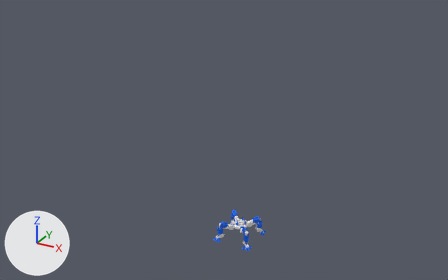
Two versions of the FBX model AllStar/Assets/03.Prefab/Monsters/General_Monster/Move/Monster_Dragun.fbx, one commit apart.
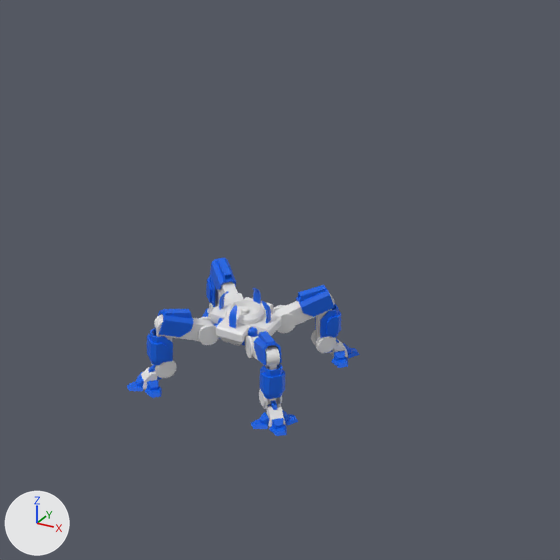
Each version is shown whole from a 50 mm lens placed at (5.17, -10.09, 7.21), pointed at (-0.38, -0.01, 2.16), then close up on the part from 41% to 70% of the width and 54% to 100% of the height. The axes (+X, +Y, +Z) are drawn at lower left. The lights are the same throughout. Where no turn or scale is listed for an object, it has been applied to the vertices.

Names of what the first close-up shows: 'Leg', 'MainBody'.
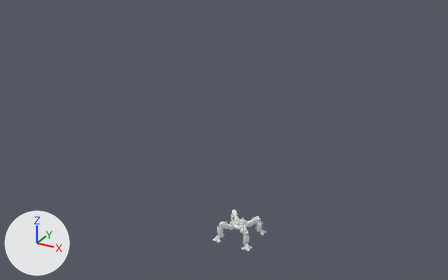
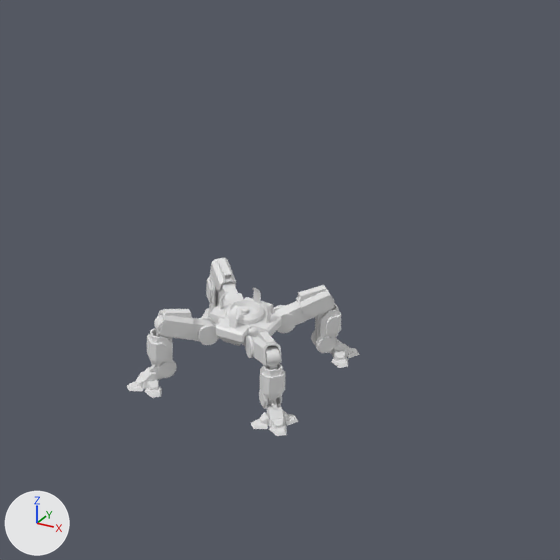
Pixel boxes [x1, y1, x2, y2] of what changed, in the close-ups (560 x 560 px; the box of a moved part takes in the faces that stretch with it):
part 1 of me_cube_009, moved or reshaped: [215, 288, 282, 344] in both
part 2 of me_cube_009, recoloured (blue to white): [214, 288, 269, 346] in both
part 3 of me_cylinder_023, moved or reshaped: [158, 282, 335, 404] in both
part 4 of me_cylinder_023, recoloured (blue to white): [127, 258, 360, 436] in both

What changed in the scene script:
```text
Add mat_material_monster_dragun_leg:
    mat_material_monster_dragun_leg = principled_material('Material_Monster_Dragun_Leg')
    mat_material_monster_dragun_leg.base_color = (0.8, 0.8, 0.8)  # white #e7e7e7
Change me_cylinder_023:
    used by ob_leg; location = (0.0, 0.0, 0.0)
    remove me_cylinder_023.from_pydata(...)  # 2436 vertices, 2012 faces; spans x -2.86..2.86, y -2.86..2.86, z 0.01..3.55
    remove me_cylinder_023.materials.append(mat_material_monster_dragun_basecolor)  # white #e7e7e7
    add me_cylinder_023.from_pydata(...)  # 2456 vertices, 2020 faces; spans x -2.86..2.86, y -2.86..2.86, z 0.01..3.55
    me_cylinder_023 part 3
    24 faces are deleted
    12 vertices are added at x -0.23..0.23, y -0.23..0.23, z 0.27..0.34
    8 new vertices lie (0.0, 0.0, -0.11) away from vertices in x -0.28..0.28, y -0.28..0.28, z 0.33
    32 new faces join them
    me_cylinder_023 part 4: 744 faces spanning x -0.44..0.44, y -0.44..0.44, z 0.01..0.42 switch from mat_material_monster_dragun_pontcolor (blue #0063e7) to mat_material_monster_dragun_leg (white #e7e7e7)
Change me_cube_009:
    used by ob_mainbody; location = (0.0, 0.0, 0.0)
    remove me_cube_009.from_pydata(...)  # 930 vertices, 838 faces; spans x -0.166..0.166, y -0.166..0.166, z 0.227..0.429
    add me_cube_009.from_pydata(...)  # 1045 vertices, 832 faces; spans x -0.166..0.166, y -0.166..0.166, z 0.227..0.429
    me_cube_009 part 1
    20 vertices are removed from x -0.134..0.134, y -0.134..0.134, z 0.325
    131 faces are deleted
    28 vertices in x -0.092..0.092, y -0.092..0.092, z 0.325 move by (0.0, 0.0, -0.004)
    8 vertices in x -0.133..0.133, y -0.133..0.133, z 0.325 move by (0.0, 0.0, -0.002)
    74 vertices are added at x -0.134..0.134, y -0.134..0.134, z 0.321..0.429
    16 new vertices lie (0.0, 0.0, -0.054) away from vertices in x -0.134..0.134, y -0.134..0.134, z 0.377
    10 new vertices lie (0.004, 0.0, 0.0) away from vertices in x -0.004, y -0.092..0.092, z 0.338..0.426
    12 new vertices lie (0.0, -0.004, 0.0) away from vertices in x -0.092..0.092, y 0.004..0.02, z 0.338..0.426
    8 new vertices lie (0.0, -0.072, 0.0) away from vertices in x -0.166..0.166, y 0.0..0.072, z 0.316..0.325
    8 new vertices lie (0.042, 0.0, 0.0) away from vertices in x -0.042, y -0.137..0.137, z 0.227..0.233
    7 new vertices lie (0.072, 0.0, 0.0) away from vertices in x -0.072, y -0.166..0.166, z 0.277..0.325
    125 new faces join them
    me_cube_009 part 2: 320 faces spanning x -0.134..0.134, y -0.134..0.134, z 0.238..0.429 switch from mat_material_monster_dragun_pontcolor (blue #0063e7) to mat_material_monster_dragun_basecolor (white #e7e7e7)
```
